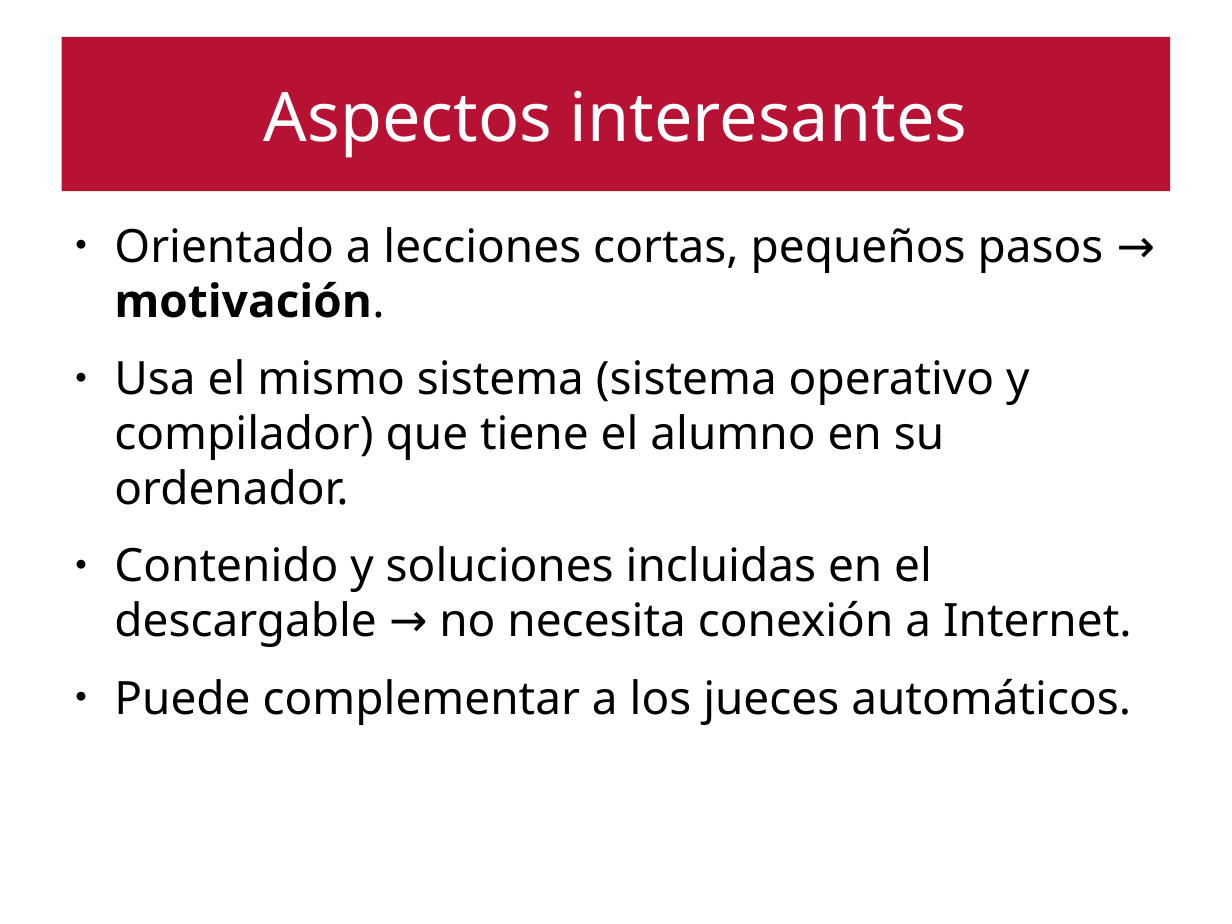
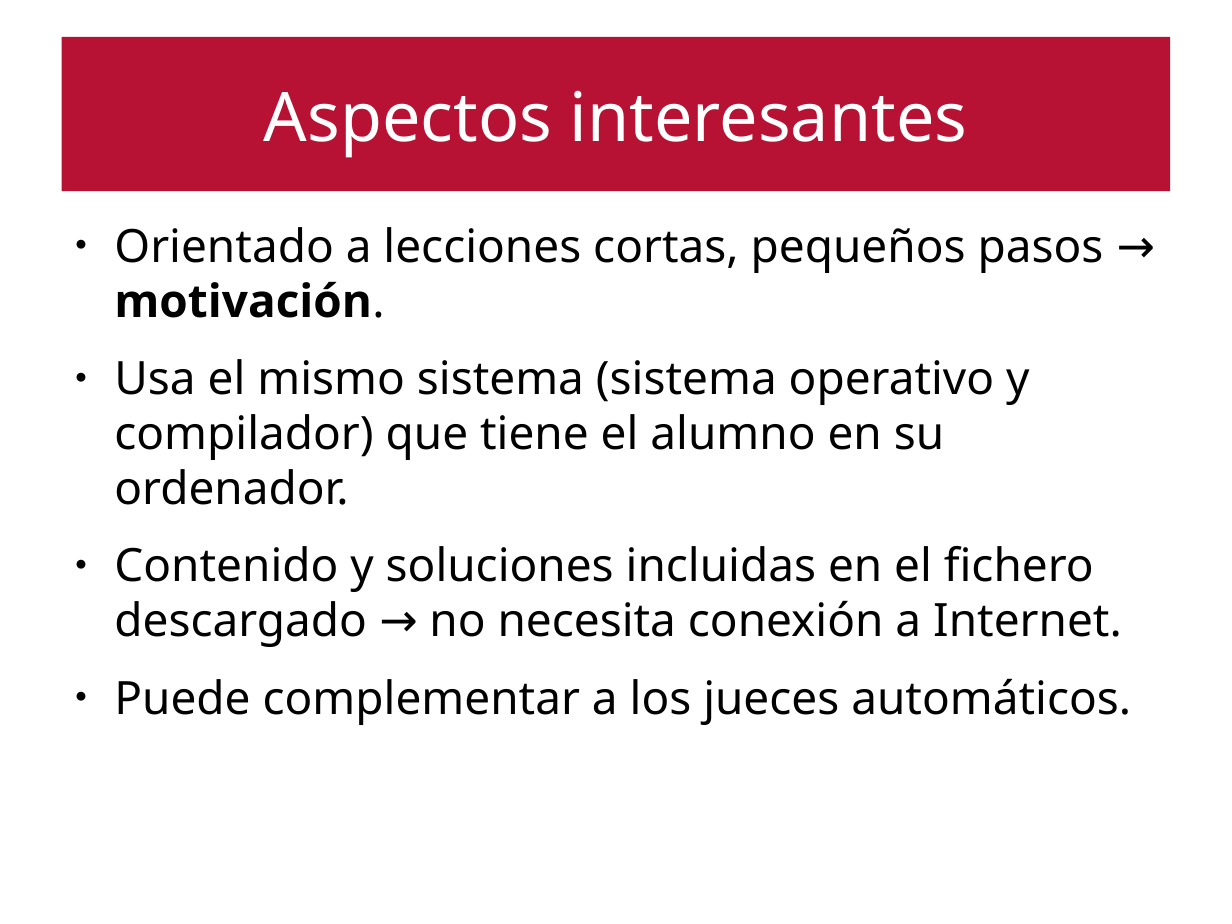
Before and after one commit to emartinm/TutorialesInteractivos, a slide deck: slide 22 of doc/Taller_FDI_2017.odp (slide 21 before the commit). Drawn at 1232x924 pixels with LibreOffice and Linux fonts; fonts in the diff are those of the drawing. Boxes give left, top, right and bottom in pixels: in the first picture for what was removed or moved away, otherwise in the second. Text is boxed around its words. In the diff, an @@ line names an element or a change of style, - is before the commit and + after.

```diff
--- a/doc/Taller_FDI_2017.odp
+++ b/doc/Taller_FDI_2017.odp
@@ text at [114, 546, 1122, 647]: text changed @@
-● Contenido y soluciones incluidas en el descargable → no necesita conexión a Internet.
+● Contenido y soluciones incluidas en el fichero descargado → no necesita conexión a Internet.
```
Also in this commit, not shown: 12 other slides changed, 2 slides added, 3 other files.
